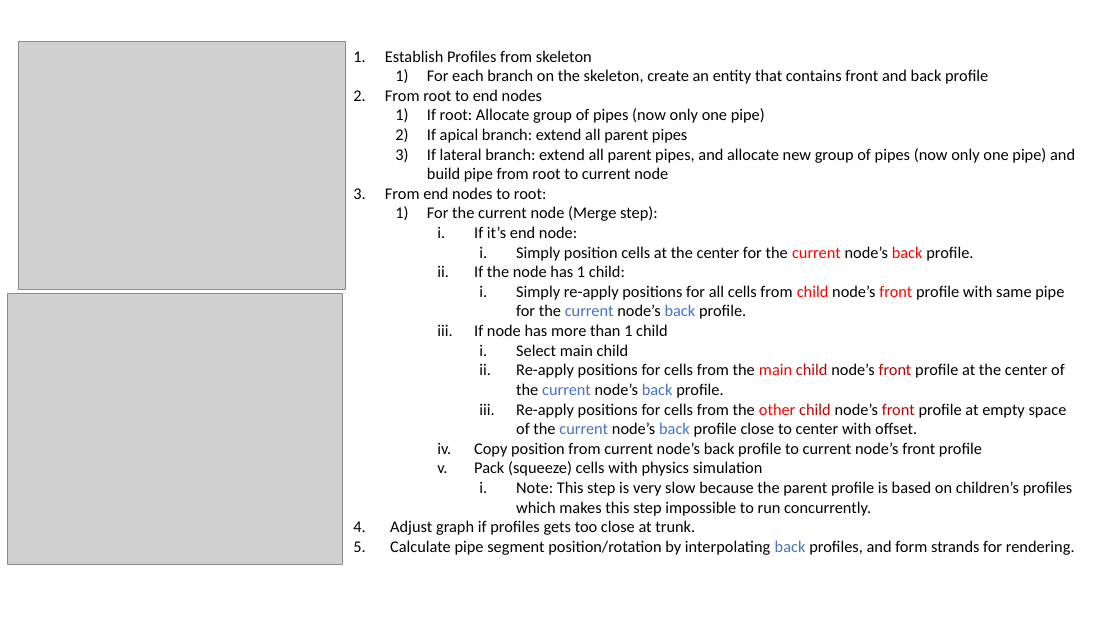
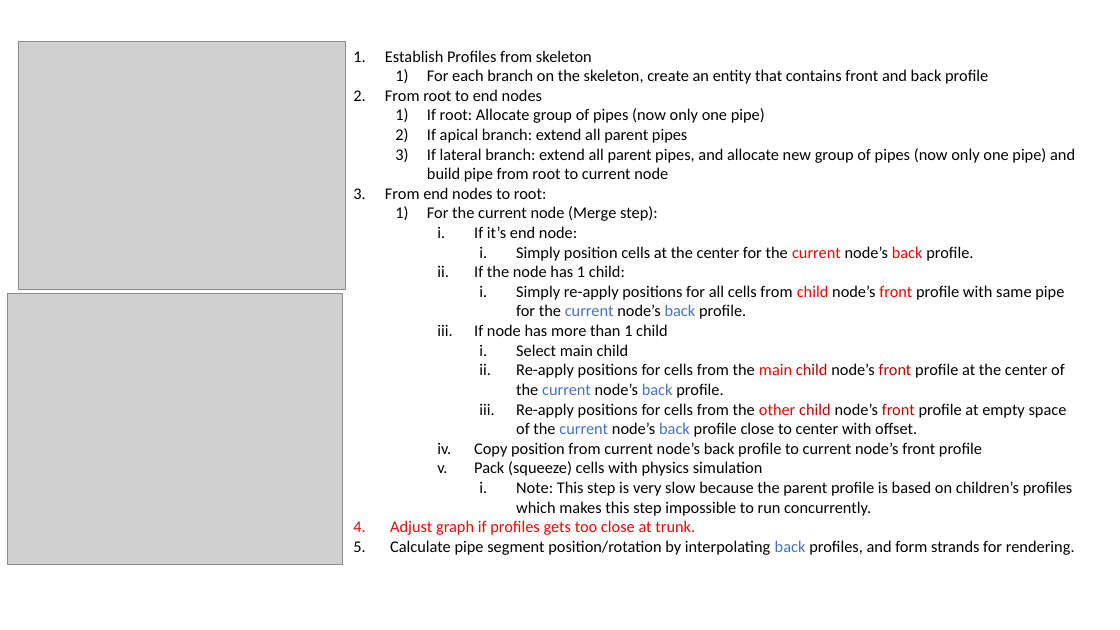
Before and after one commit to edisonlee0212/EcoSysLab-Archived, a slide deck: slide 1 of Resources/Illustrations/Algorithm.pptx. Drawn at 1120x630 pixels with LibreOffice and Linux fonts; fonts in the diff are those of the drawing; grey boxes stand for pictures. Boxes give left, top, right and bottom in pixels: in the first picture for what was removed or moved away, otherwise in the second. Text is boxed around its words. In the diff, an @@ line names an element or a change of style, - is before the commit and + after.

```diff
--- a/Resources/Illustrations/Algorithm.pptx
+++ b/Resources/Illustrations/Algorithm.pptx
@@ text at <box>390,520,695,535</box>: text colour #000000 to #FF0000 in "Adjust graph if profiles gets too close ..." @@
```
Also in this commit, not shown: 7 other files.
